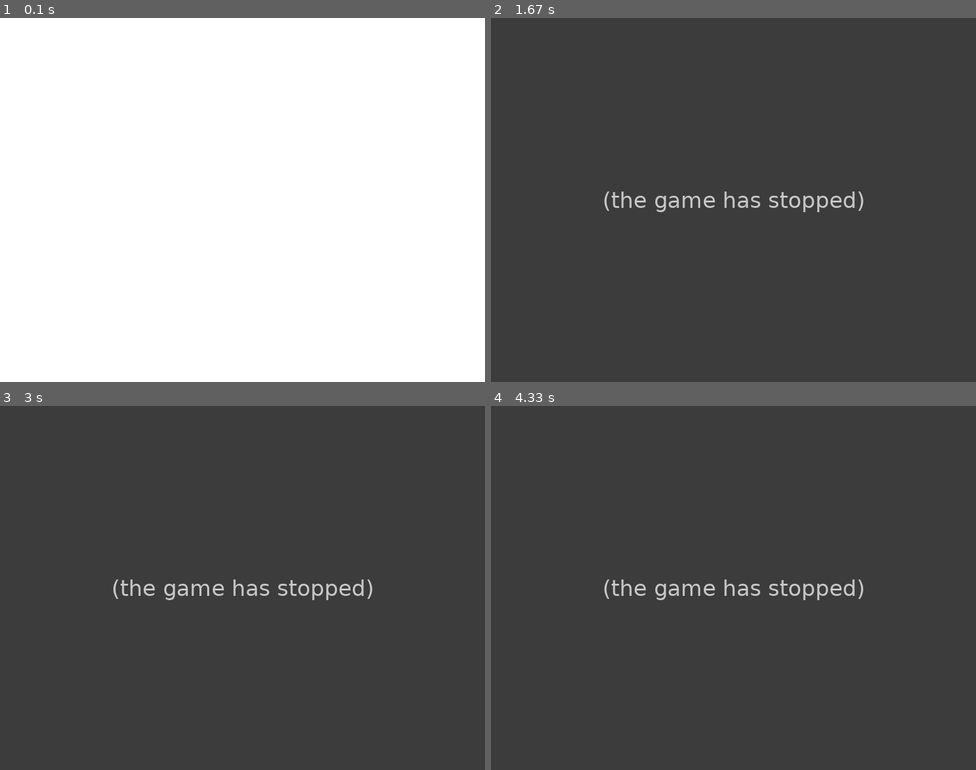
Above: before the commit, frames 1-4 (two rows, left to right).
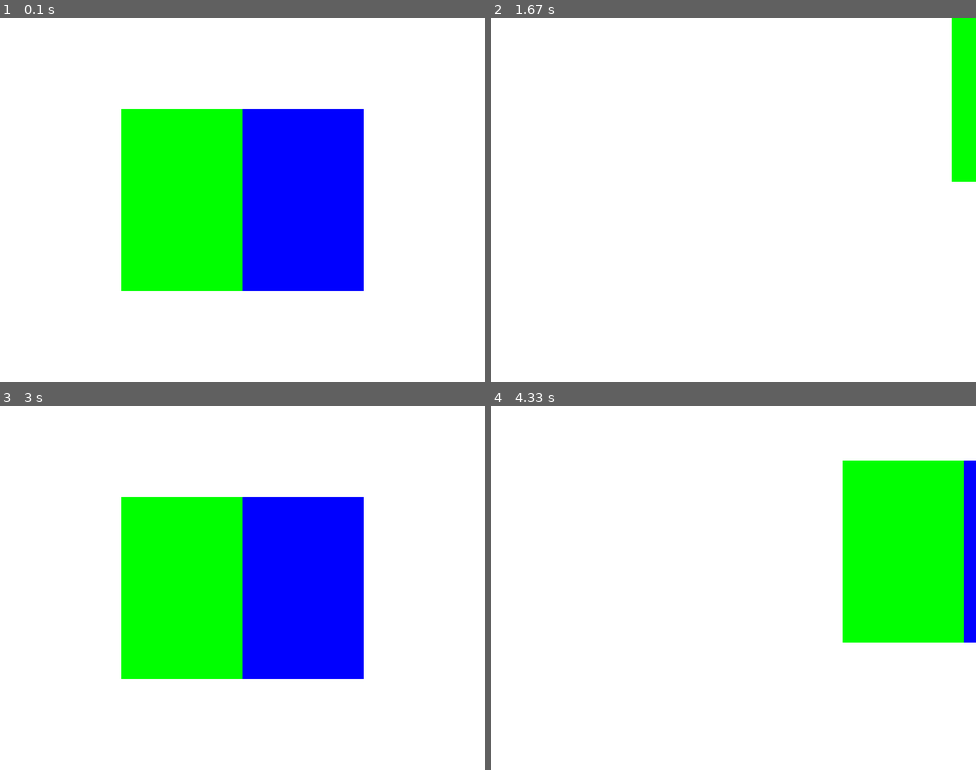
Above: after the commit, the same moments.

Repository: WCI-Computer-Science/pygame
Game: pygame game, started from main.py
Same seed, same stepped clock (60 frames per second), same inputs: the game is played once before the commit and once after it.
Inputs:
- Up to frame 1 (0.1 s): no input
- Up to frame 2 (1.67 s): hold D 0.33-0.8 s; hold W 0.83-1.13 s; hold D 1.17-1.63 s
- Up to frame 3 (3 s): hold A 1.67-2.2 s; hold S 2.23-2.53 s; hold A 2.57-2.97 s
- Up to frame 4 (4.33 s): hold W 3-3.37 s; hold D 3.4-4.03 s; hold S from 4.07 s (still down)

The runs differ from the first frame. In frame 1, 25% of the frame differs, in the area x 25-75%, y 25-75%; in frame 2, 100%, in the area x 0-100%, y 0-100%; in frame 3, 100%; in frame 4, 100%.
Error before the commit: NameError: name 'rect' is not defined (main.py line 29); the game stopped at 0.33 s (later frames are placeholders)

Commit message:
Change movement

Diff:
--- a/main.py
+++ b/main.py
@@ -1,32 +1,51 @@
 import pygame
 from pygame.locals import *
+
+FRAMERATE = 30
 
 pygame.init()
 
 screen = pygame.display.set_mode((800, 600))
 
 class Rectangles():
-    def __init__(self, rect1startpos, rect2startpos, rect1size, rect2size, rect1colour, rect2colour):
+    def __init__(self, rect1startpos, rect2startpos, rect1size, rect2size, rect1colour, rect2colour, speed):
         self.rect1 = pygame.Rect(rect1startpos, rect1size)
         self.rect2 = pygame.Rect(rect2startpos, rect2size)
         self.rect1colour = rect1colour
         self.rect2colour = rect2colour
+        self.speed = speed
 
-rects = Rectangles((200, 150), (400, 150), (200, 300), (200, 300), (0, 255, 0), (0, 0, 255))
+    def update(self):
+        keys = pygame.key.get_pressed()
+        if keys[K_w]:
+            self.rect1 = self.rect1.move(0, -self.speed)
+            self.rect2 = self.rect2.move(0, -self.speed)
+        if keys[K_a]:
+            self.rect1 = self.rect1.move(-self.speed, 0)
+            self.rect2 = self.rect2.move(-self.speed, 0)
+        if keys[K_s]:
+            self.rect1 = self.rect1.move(0, self.speed)
+            self.rect2 = self.rect2.move(0, self.speed)
+        if keys[K_d]:
+            self.rect1 = self.rect1.move(self.speed, 0)
+            self.rect2 = self.rect2.move(self.speed, 0)
+
+    def draw(self, screen):
+        pygame.draw.rect(screen, self.rect1colour, self.rect1)
+        pygame.draw.rect(screen, self.rect2colour, self.rect2)
+
+
+
+rects = Rectangles((200, 150), (400, 150), (200, 300), (200, 300), (0, 255, 0), (0, 0, 255), 20)
+
+clock = pygame.time.Clock()
 
 while True:
+    clock.tick(FRAMERATE) # Stall until the next frame
     for event in pygame.event.get():
         if event.type == QUIT:
             raise SystemExit
-        if event.type == KEYDOWN:
-            if event.key == K_w:
-                rect = rect.move(0, -1)
-            elif event.key == K_a:
-                rect = rect.move(-1, 0)
-            elif event.key == K_s:
-                rect = rect.move(0, 1)
-            elif event.key == K_d:
-                rect = rect.move(1, 0)
-
+    rects.update()
     screen.fill((255, 255, 255))
+    rects.draw(screen)
     pygame.display.update()
